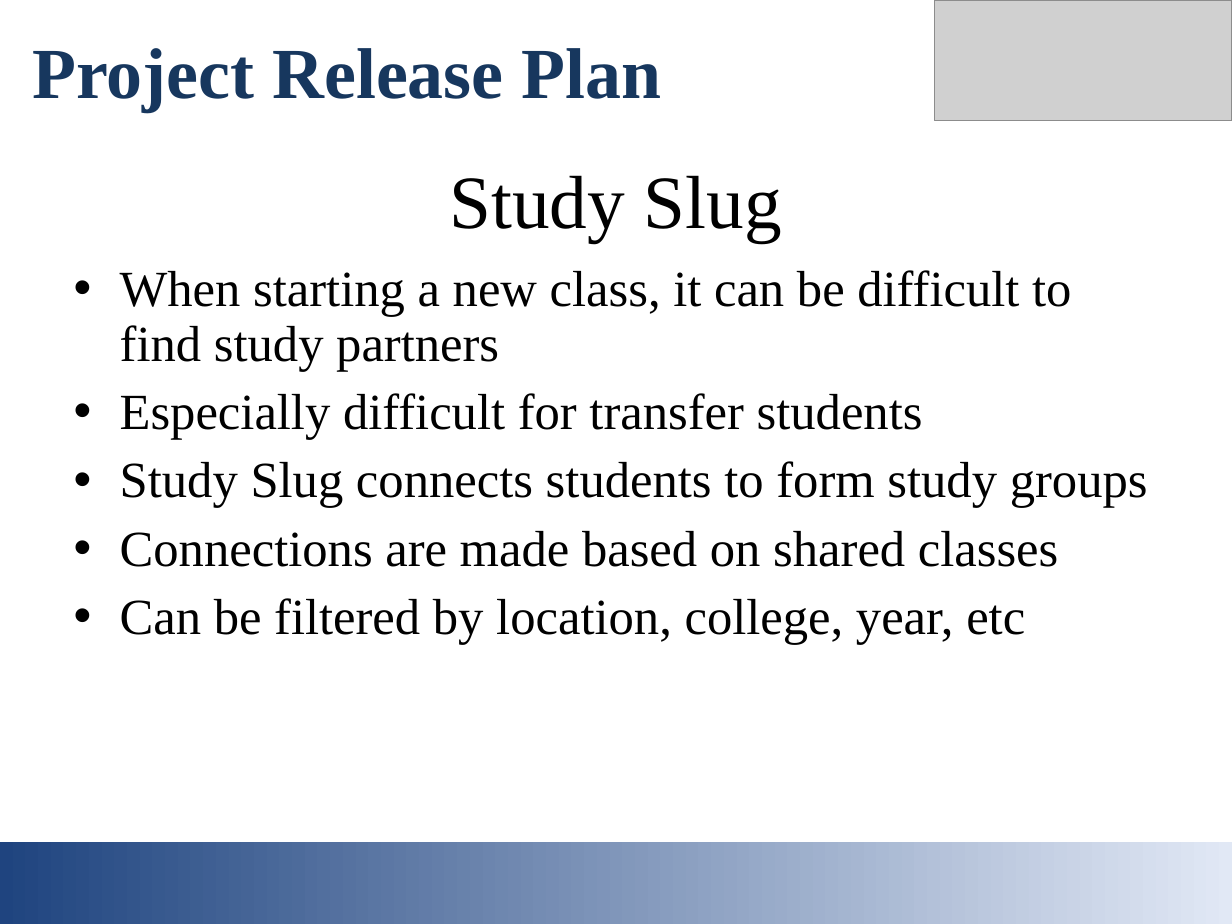
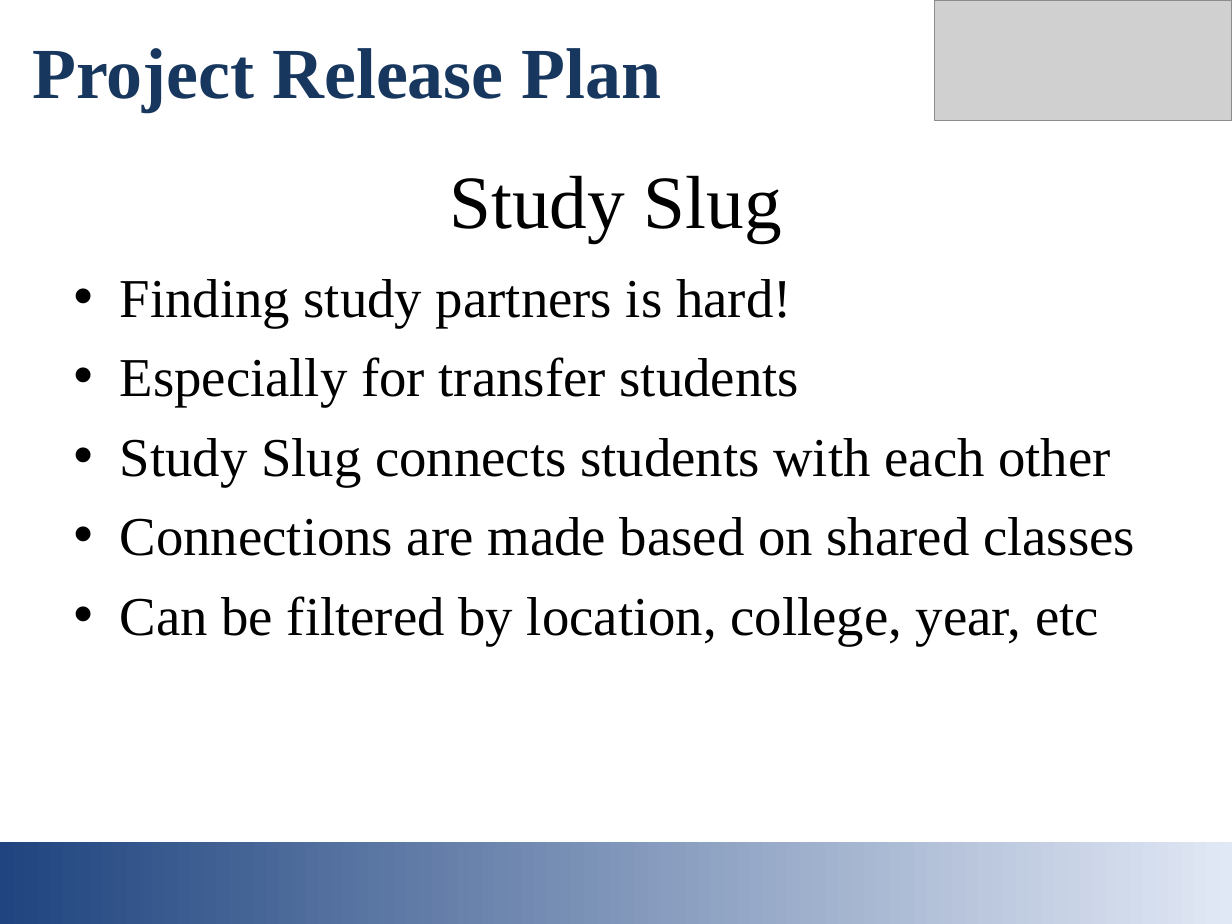
Before and after one commit to mmaall/StudySlug, a slide deck: slide 2 of documentation/studyslug_intro_slides.ppt. Drawn at 1232x924 pixels with LibreOffice and Linux fonts; fonts in the diff are those of the drawing; grey boxes stand for pictures. Boxes give left, top, right and bottom in pixels: in the first picture for what was removed or moved away, otherwise in the second. Text is boxed around its words. In the diff, an @@ line names an element or a change of style, - is before the commit and + after.

```diff
--- a/documentation/studyslug_intro_slides.ppt
+++ b/documentation/studyslug_intro_slides.ppt
@@ text at (120, 279, 1110, 486): text changed; size 29.6 to 32 pt @@
-• When starting a new class, it can be difficult to find study partners
-• Especially difficult for transfer students
-• Study Slug connects students to form study groups
+• Finding study partners is hard!
+• Especially for transfer students
+• Study Slug connects students with each other
@@ text at (120, 517, 1135, 645): size 29.6 to 32 pt in "Connections are made based on shared classes", "Can be filtered by location, college, year, ..."; line spacing 0.9 to 1 @@
```
Also in this commit, not shown: 2 other slides changed, 1 slide added, 2 other files.
